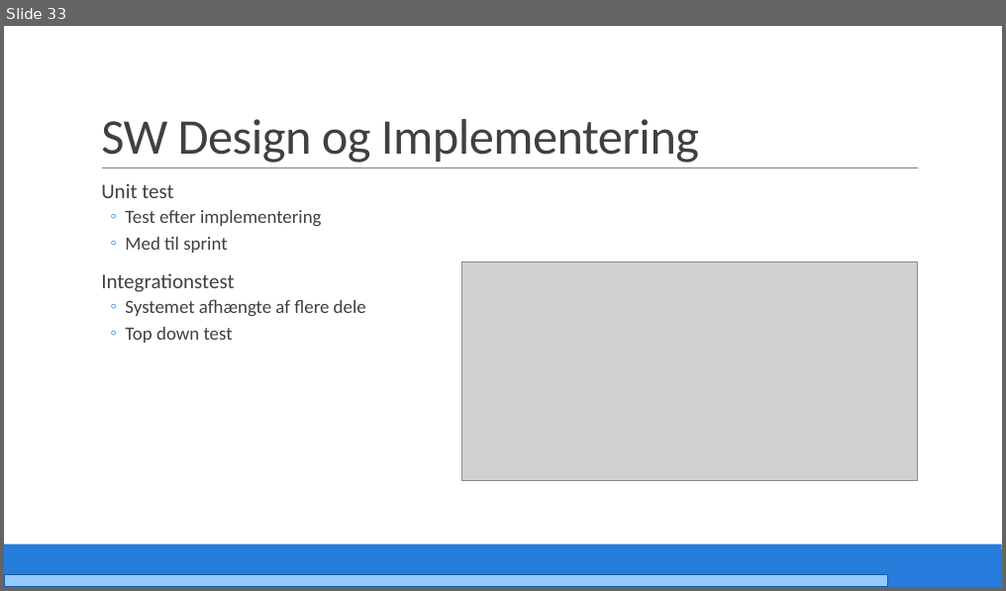
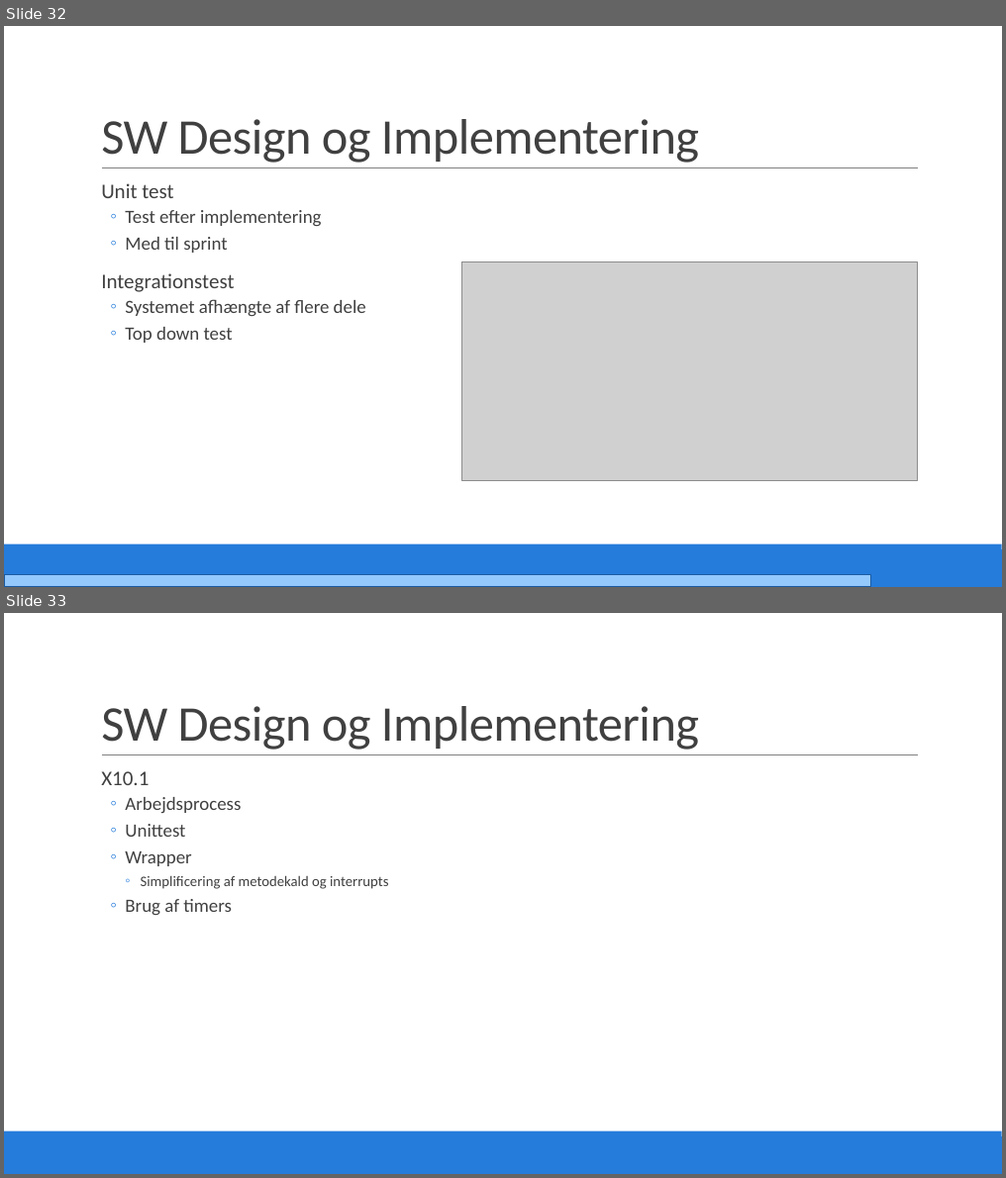
Before and after one commit to PRJ2GR15/Rapport, a slide deck: Fremlæggelse/Fremlæggelse.pptm. Shown one above the other, each under a label of ours: slide 33 before the commit, slides 32 and 33 after it. The pictures are 1006x591 and 1006x1178 pixels, drawn with LibreOffice and Linux fonts; fonts in the diff are those of the drawing; grey boxes stand for pictures. Boxes give left, top, right and bottom in pixels: in the first picture for what was removed or moved away, otherwise in the second. Text is boxed around its words. In the diff, an @@ line names an element or a change of style, - is before the commit and + after.

```diff
--- a/Fremlæggelse/Fremlæggelse.pptm
+++ b/Fremlæggelse/Fremlæggelse.pptm
@@ slide 33 added at (x1=4, y1=613, x2=1002, y2=1174), background #FFFFFF; not listed: 3 template elements that a slide beside it also shows @@
@@ title added at (x1=101, y1=706, x2=699, y2=750), 48 pt, text #404040 @@
+SW Design og Implementering
@@ text added at (x1=101, y1=771, x2=388, y2=916), 18 pt, text #404040 @@
+  X10.1
+  ◦ Arbejdsprocess
+  ◦ Unittest
+  ◦ Wrapper
+    ◦ Simplificering af metodekald og interrupts
+  ◦ Brug af timers
@@ what was slide 33 is now slide 32 @@
@@ slide 32 changed as well @@
@@ rectangle resized from (x1=4, y1=574, x2=888, y2=587) to (x1=4, y1=574, x2=871, y2=587) @@
```
Also in this commit, not shown: 36 other slides changed, 1 slide removed, 1 other file.
